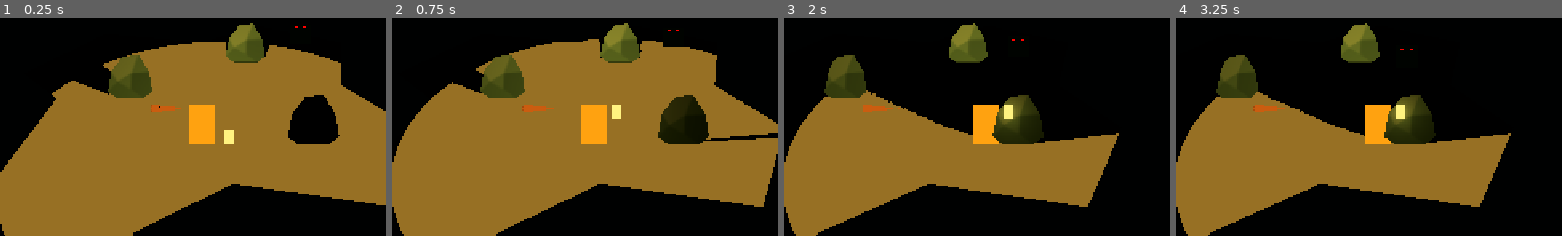
Above: before the commit, frames 1-4 (left to right).
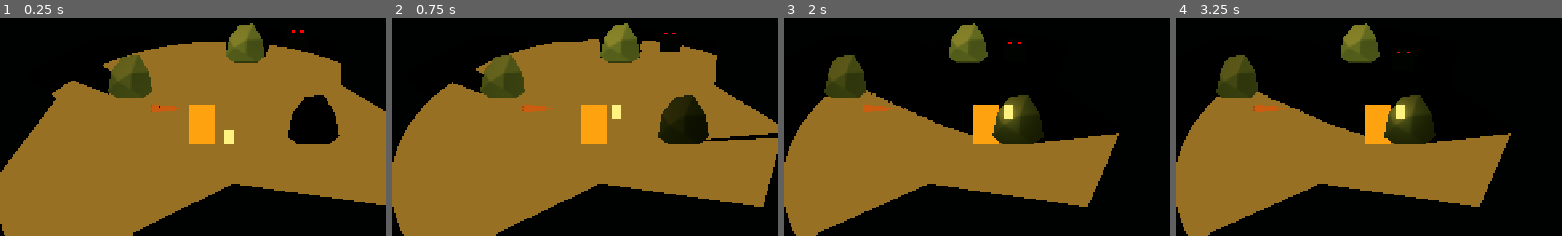
Above: after the commit, the same moments.

Repository: martindzejky/ld60
Game: Godot game, scene res://scenes/main.tscn
Two runs of this game, one before a commit and one after it. Both use one fixed random seed, a clock stepped at 60 frames per second and the inputs below.
Inputs (mouse positions are % of the whole screen's width and height, from its top left):
- Up to frame 1 (0.25 s): no input
- Up to frame 2 (0.75 s): tap Enter at 0.5 s; move the mouse to (74, 44) at 0.52 s; hold D (move_right) from 0.53 s (still down); hold Right mouse button (aim_musket) from 0.53 s (still down); click (74, 44) at 0.67 s
- Up to frame 3 (2 s): release D (move_right) at 1.25 s; release Right mouse button (aim_musket) at 1.25 s; drag from (30, 54) to (46, 70) at 1.27 s
- Up to frame 4 (3.25 s): click "Click lantern to squeeze Let …" at 2 s; move the mouse to (61, 27) at 2.77 s; press the mouse at (61, 27) at 2.78 s; hold D (move_right) from 2.78 s (still down)
The pictures show only the part of the screen within x 25-75%, y 20-70%; the shares and areas given below are measured in that part.

The runs differ from the first frame. In frame 1, less than 0.1% of the frame differs, in the area x 75-80%, y 3-7%; in frame 2, 0.2%, in the area x 69-76%, y 5-16%; in frame 3, less than 0.1%; in frame 4, less than 0.1%.

Commit message:
Ground boundaries and enemy movement

Diff:
--- a/objects/enemy.tscn
+++ b/objects/enemy.tscn
@@ -27,10 +27,10 @@
 width = 16
 height = 8
 
-[node name="enemy" type="Area3D" node_paths=PackedStringArray("head")]
+[node name="enemy" type="CharacterBody3D" node_paths=PackedStringArray("head")]
+motion_mode = 1
 collision_layer = 2
-collision_mask = 0
-monitoring = false
+collision_mask = 4
 script = ExtResource("1")
 head = NodePath("visuals/head")
 
--- a/objects/player.tscn
+++ b/objects/player.tscn
@@ -31,6 +31,7 @@
 
 [node name="player" type="CharacterBody3D" unique_id=1376385991 node_paths=PackedStringArray("flip", "lantern_slot", "drop_slot", "musket_back_slot", "musket_front_slot", "musket_aim_slot", "aim_line", "light_sensor")]
 motion_mode = 1
+collision_mask = 5
 script = ExtResource("1")
 flip = NodePath("visuals/flip")
 lantern_slot = NodePath("visuals/flip/lantern_slot")
--- a/scenes/main.tscn
+++ b/scenes/main.tscn
@@ -10,6 +10,7 @@
 [ext_resource type="Script" uid="uid://de8uuvch50dlp" path="res://scripts/effects_warmup.gd" id="8"]
 [ext_resource type="PackedScene" path="res://objects/enemy.tscn" id="9"]
 [ext_resource type="Script" uid="uid://lvfpqnu12jvv" path="res://scripts/player_light_debug.gd" id="10"]
+[ext_resource type="Script" path="res://scripts/ground.gd" id="11"]
 
 [sub_resource type="Environment" id="environment"]
 background_mode = 1
@@ -38,6 +39,7 @@
 environment = SubResource("environment")
 
 [node name="ground" type="CSGPolygon3D" parent="." unique_id=205520019]
+script = ExtResource("11")
 transform = Transform3D(1, 0, 0, 0, -4.371139e-08, 1, 0, -1, -4.371139e-08, 0, 0, 0)
 cast_shadow = 0
 polygon = PackedVector2Array(-7, -6, -10.051549, -14.92685, -17.142384, -16.616467, -17.262762, -22.555105, -11.564877, -28.373367, -2.0951552, -27.37022, 1.8371892, -23.19712, -1.5333915, -17.418985, -1.905983, -12.96068, -2, -7, 1, -5, 6, -6, 8, -2, 6, 1, 7, 5, 3, 7, 0, 5, -5, 6, -8, 2, -6, 0)
--- a/scripts/enemy.gd
+++ b/scripts/enemy.gd
@@ -1,5 +1,5 @@
 class_name Enemy
-extends Area3D
+extends CharacterBody3D
 
 @export var target: Player
 @export var head: Sprite3D
@@ -17,13 +17,15 @@
   _closed_head_y = head.position.y
 
 
-func _physics_process(delta: float) -> void:
+func _physics_process(_delta: float) -> void:
+  velocity = Vector3.ZERO
   if target.is_dead or _biting:
     return
   if _within_bite_range():
     _start_bite()
   else:
-    global_position = global_position.move_toward(target.global_position, speed * delta)
+    velocity = global_position.direction_to(target.global_position) * speed
+    move_and_slide()
 
 
 func take_shot() -> void:
--- /dev/null
+++ b/scripts/ground.gd
@@ -0,0 +1,25 @@
+extends CSGPolygon3D
+
+
+func _ready() -> void:
+  var boundary := StaticBody3D.new()
+  boundary.name = 'boundary'
+  boundary.collision_layer = 4
+  boundary.collision_mask = 0
+  add_child(boundary)
+
+  for index: int in range(polygon.size()):
+    var start := polygon[index]
+    var end := polygon[(index + 1) % polygon.size()]
+    var edge := end - start
+    if edge.is_zero_approx():
+      continue
+    var midpoint := (start + end) * 0.5
+    var shape := BoxShape3D.new()
+    # local XY is the floor; local Z points up after the ground's rotation
+    shape.size = Vector3(edge.length() + 0.1, 0.1, 4.0)
+    var collider := CollisionShape3D.new()
+    collider.shape = shape
+    collider.position = Vector3(midpoint.x, midpoint.y, 2.0)
+    collider.rotation.z = edge.angle()
+    boundary.add_child(collider)
Not shown, added: scripts/ground.gd.uid
